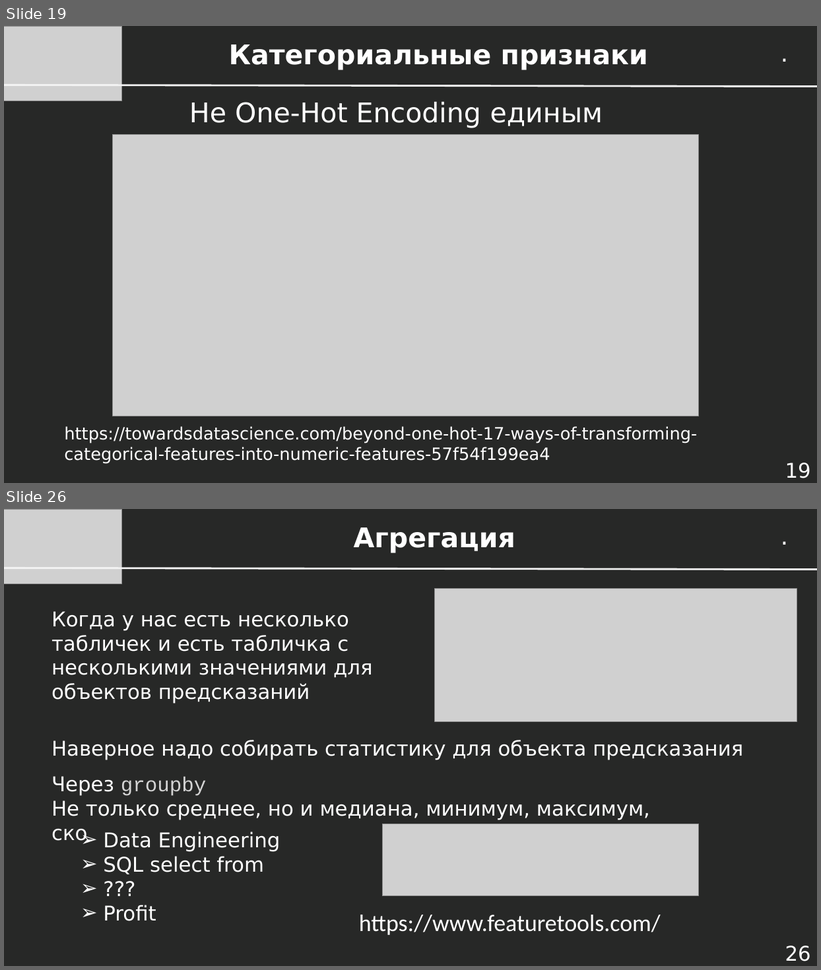
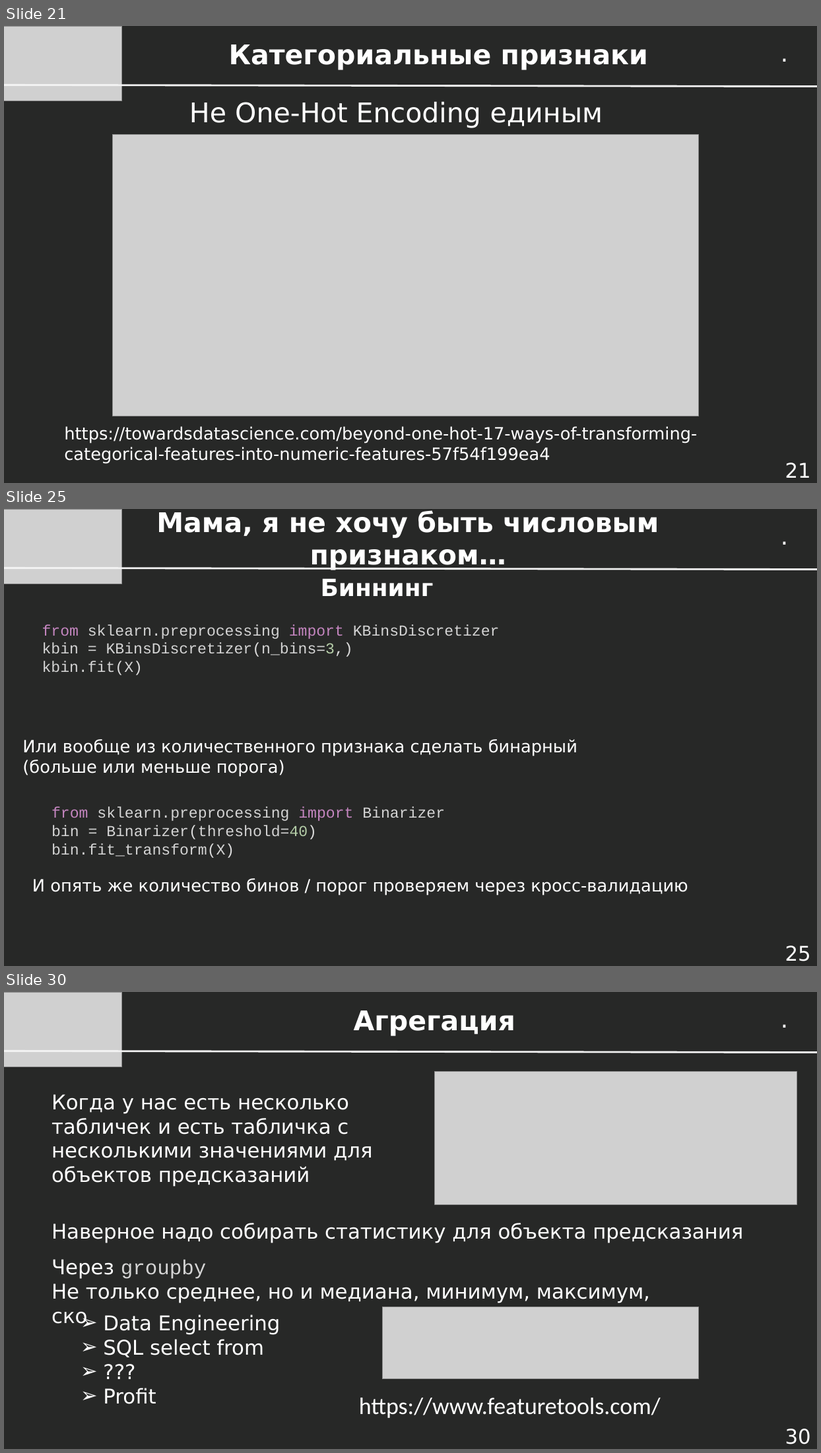
Before and after one commit to dayekb/Study, a slide deck: rus/UrFU/SberML/2023/Presentations/Лекция 1.10 - Кросс-валидация и Конструирование Признаков.pptx. Shown one above the other, each under a label of ours: slides 19 and 26 before the commit, slides 21, 25 and 30 after it; the slides between them are not shown. The pictures are 821x970 and 821x1453 pixels, drawn with LibreOffice and Linux fonts; fonts in the diff are those of the drawing; grey boxes stand for pictures. Boxes give left, top, right and bottom in pixels: in the first picture for what was removed or moved away, otherwise in the second. Text is boxed around its words. In the diff, an @@ line names an element or a change of style, - is before the commit and + after.

```diff
--- a/rus/UrFU/SberML/2023/Presentations/Лекция 1.10 - Кросс-валидация и Конструирование Признаков.pptx
+++ b/rus/UrFU/SberML/2023/Presentations/Лекция 1.10 - Кросс-валидация и Конструирование Признаков.pptx
@@ slide 25 added at <box>4,509,817,966</box>, background #272827 @@
@@ picture added at <box>4,509,122,584</box> @@
@@ text added at <box>156,510,659,570</box>, 32 pt, text #FFFFFF, bold @@
+Мама, я не хочу быть числовым признаком…
@@ text added at <box>775,518,796,553</box>, 28 pt, text #FFFFFF @@
+.
@@ line added from (4, 568) to (817, 569), #F2F2F2 2.25 pt @@
@@ text added at <box>321,578,434,596</box>, 28 pt, text #FFFFFF, bold @@
+Биннинг
@@ text added at <box>42,625,500,675</box>, 18 pt, text #D4D4D4 @@
+from sklearn.preprocessing import KBinsDiscretizer
+kbin = KBinsDiscretizer(n_bins=3,)
+kbin.fit(X)
@@ text added at <box>22,739,578,776</box>, 20 pt, text #FFFFFF @@
+Или вообще из количественного признака сделать бинарный (больше или меньше порога)
@@ text added at <box>52,807,445,858</box>, 18 pt, text #D4D4D4 @@
+from sklearn.preprocessing import Binarizer
+bin = Binarizer(threshold=40)
+bin.fit_transform(X)
@@ text added at <box>32,879,688,896</box>, 20 pt, text #FFFFFF @@
+И опять же количество бинов / порог проверяем через кросс-валидацию
@@ page number added at <box>785,946,811,962</box>, 24 pt, text #FFFFFF @@
+25
@@ what was slide 19 is now slide 21 @@
@@ page number at <box>785,463,811,478</box>: text changed @@
-19
+21
@@ what was slide 26 is now slide 30 @@
@@ page number at <box>785,1429,811,1445</box>: text changed @@
-26
+30
```
Also in this commit, not shown: 11 slides changed, 11 other slides added, 3 other files.
